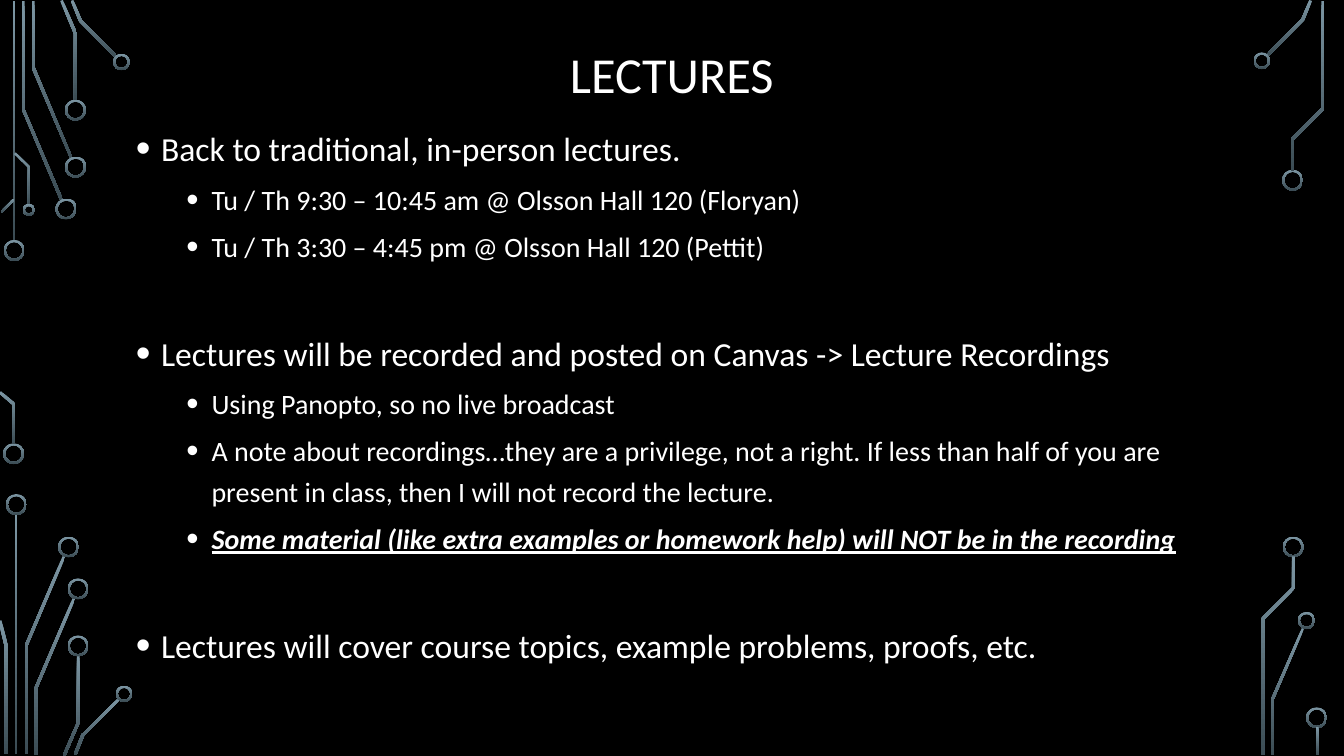
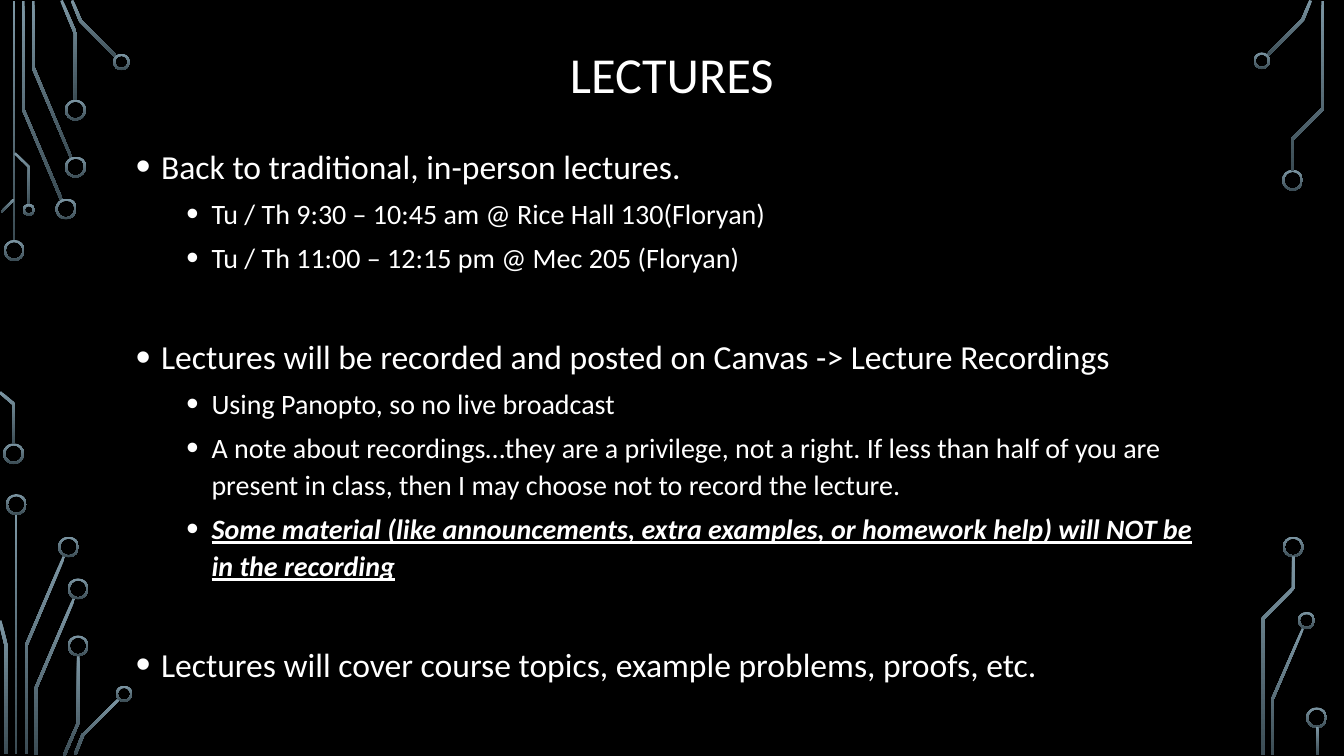
Before and after one commit to markfloryan/dmt2, a slide deck: slide 16 of slides/00-CourseIntroduction.pptx (slide 13 before the commit). Drawn at 1344x756 pixels with LibreOffice and Linux fonts; fonts in the diff are those of the drawing; background and template pictures are left out. Boxes give left, top, right and bottom in pixels: in the first picture for what was removed or moved away, otherwise in the second. Text is boxed around its words. In the diff, an @@ line names an element or a change of style, - is before the commit and + after.

```diff
--- a/slides/00-CourseIntroduction.pptx
+++ b/slides/00-CourseIntroduction.pptx
@@ text "Back to traditional, in-person lectures.": place and size @@
-text "Back to traditional, in-person lectures." at (161, 137, 1175, 664)
+text "Back to traditional, in-person lectures." at (161, 155, 1192, 683)
@@ text at (161, 155, 1109, 683): line spacing 1.2 to 1.1 @@
@@ text at (212, 203, 765, 273): text changed @@
-  • Tu / Th 9:30 – 10:45 am @ Olsson Hall 120 (Floryan)
-  • Tu / Th 3:30 – 4:45 pm @ Olsson Hall 120 (Pettit)
+  • Tu / Th 9:30 – 10:45 am @ Rice Hall 130(Floryan)
+  • Tu / Th 11:00 – 12:15 pm @ Mec 205 (Floryan)
@@ text at (212, 438, 1192, 581): text changed @@
-  • A note about recordings…they are a privilege, not a right. If less than half of you are present in class, then I will not record the lecture.
-  • Some material (like extra examples or homework help) will NOT be in the recording
+  • A note about recordings…they are a privilege, not a right. If less than half of you are present in class, then I may choose not to record the lecture.
+  • Some material (like announcements, extra examples, or homework help) will NOT be in the recording
```
Also in this commit, not shown: 10 other slides changed, 6 slides added, 1 slide removed, 10 other files.
